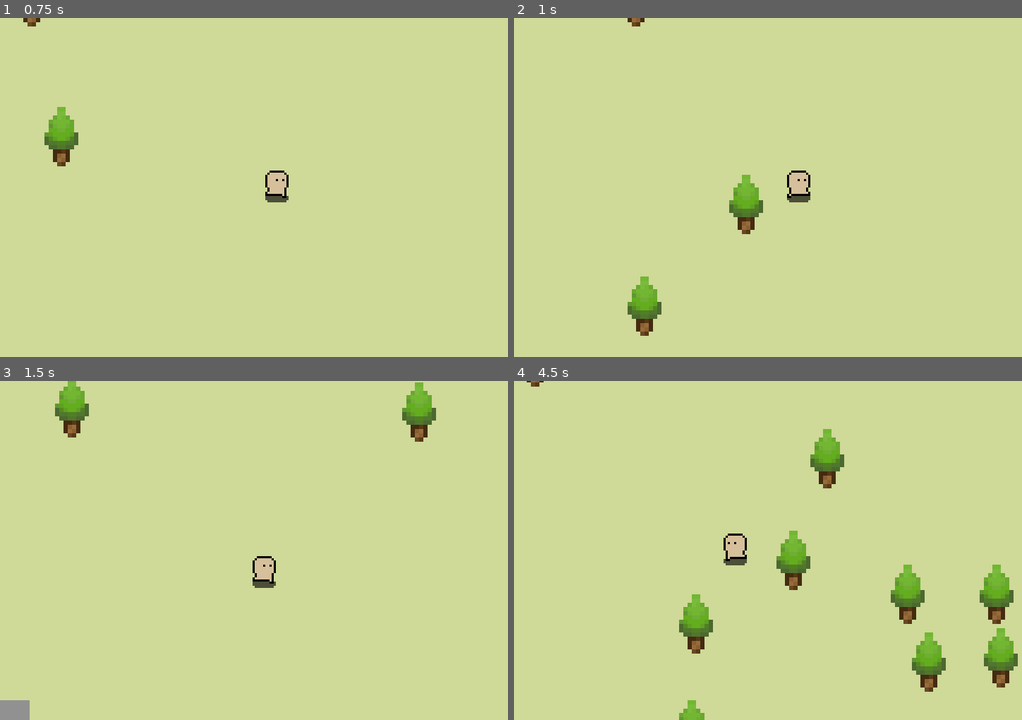
Above: before the commit, frames 1-4 (two rows, left to right).
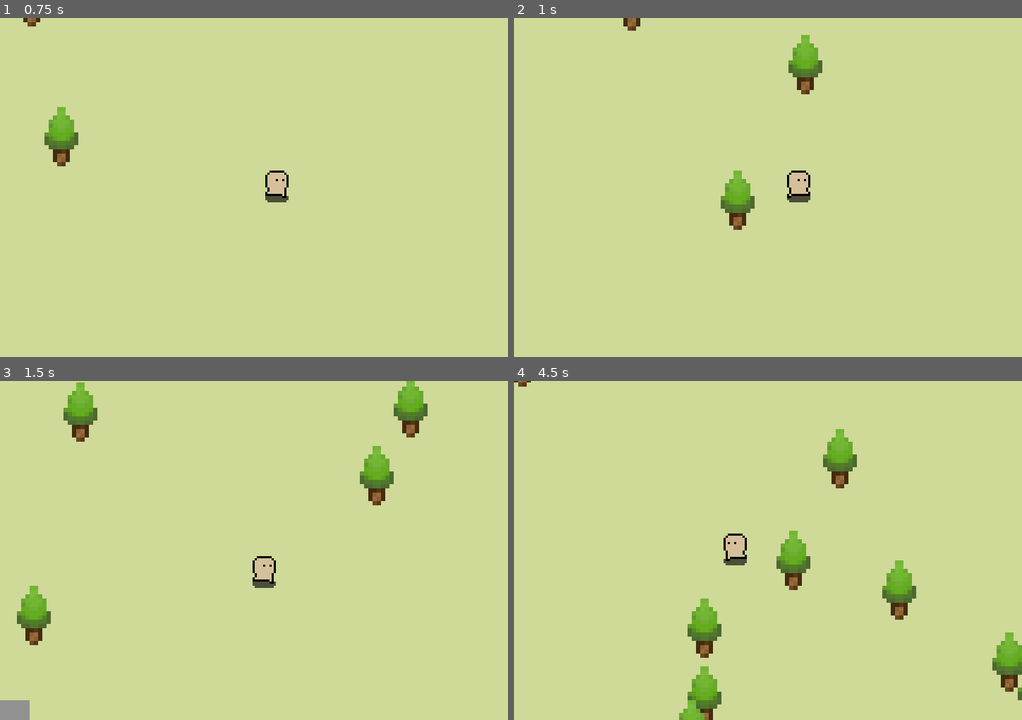
Above: after the commit, the same moments.

Repository: j0-ji/black-stairs
Game: Godot game, scene res://scenes/staging/staging_scene_player.tscn
The game is run twice, just before and just after one commit, with the same random seed, the same clock (stepped at 60 frames per second) and the same inputs.
Inputs:
- Up to frame 1 (0.75 s): tap Enter (ui_accept) at 0.5 s; hold Right (ui_right) from 0.53 s (still down); tap R at 0.6 s
- Up to frame 2 (1 s): keep holding Right (ui_right); tap Enter (ui_accept) at 0.77 s
- Up to frame 3 (1.5 s): release Right (ui_right) at 1.28 s; hold Down (ui_down) from 1.28 s (still down); tap R at 1.35 s
- Up to frame 4 (4.5 s): tap Enter (ui_accept) at 1.52, 3.02, 3.77 s; release Down (ui_down) at 2.03 s; hold Right (ui_right) 2.03-2.78 s; tap R every 0.75 s from 2.1 to 4.35 s; hold Up (ui_up) 2.78-3.53 s; hold Left (ui_left) from 3.53 s (still down)

Frame 1 is identical in both runs. In frame 2, 2.3% of the frame differs, in the area x 21-61%, y 0-94%; in frame 3, 2.9%; in frame 4, 5.2%, in the area x 0-100%, y 0-100%.

Commit message:
#11: enabled feature flag

Diff:
--- a/scripts/world generation/ground_generation.gd
+++ b/scripts/world generation/ground_generation.gd
@@ -4,7 +4,7 @@
 signal generation_done
 
 # Flags
-@export var feature_flag_hole_filling = false
+@export var feature_flag_hole_filling = true
 
 # Map gen config
 @export var border_width: int = 20 # min width 5
